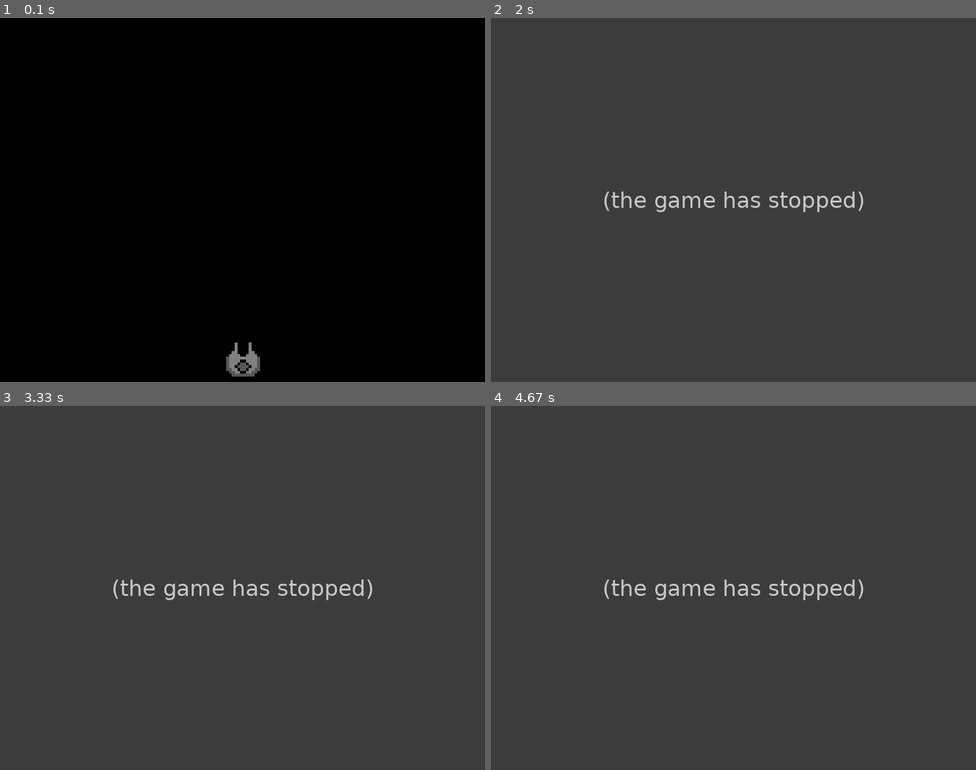
Above: before the commit, frames 1-4 (two rows, left to right).
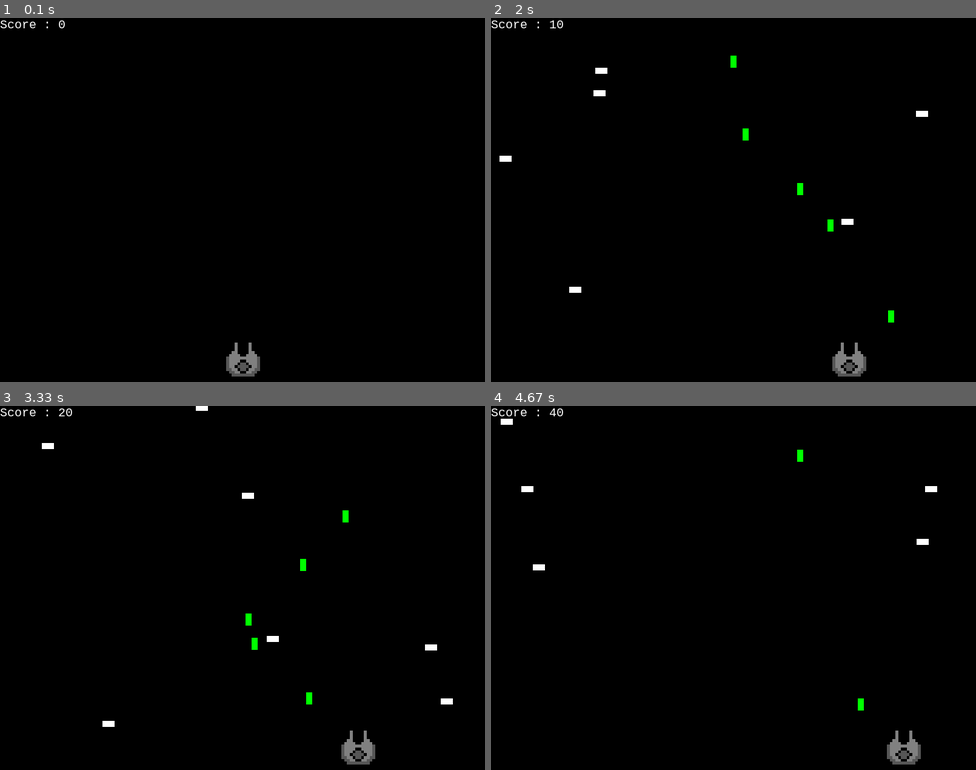
Above: after the commit, the same moments.

Repository: dmr034/pygame
Game: pygame game, started from main.py
Two runs of this game, one before a commit and one after it. Both use one fixed random seed, a clock stepped at 60 frames per second and the inputs below.
Inputs:
- Up to frame 1 (0.1 s): no input
- Up to frame 2 (2 s): tap Space at 0.33, 0.73, 1.03, 1.23, 1.53, 1.73 s; hold Right 0.67-1.13 s; hold Right 1.17-1.63 s; hold Left from 1.67 s (still down)
- Up to frame 3 (3.33 s): tap Space at 2.03, 2.3, 2.6, 2.73, 3.03 s; release Left at 2.2 s; hold Left 2.23-2.63 s; hold Right 2.67-3.3 s
- Up to frame 4 (4.67 s): hold Right from 4.33 s (still down); tap Space at 4.4 s

The runs differ from the first frame. In frame 1, less than 0.1% of the frame differs, in the area x 0-14%, y 0-3%; in frame 2, 100%; in frame 3, 100%, in the area x 0-100%, y 0-100%; in frame 4, 100%.
Before the commit the program exited at 1.85 s; later frames show no game.

Commit message:
Bullets now kill enemies, scoreboard created, levels created

Diff:
--- a/Bullet.py
+++ b/Bullet.py
@@ -1,4 +1,5 @@
 import pygame
+
 import random
 SCREEN_WIDTH = 800
 SCREEN_HEIGHT = 600
@@ -14,6 +15,3 @@
         self.rect.move_ip(0, -self.speed)
         if self.rect.top <= 0:
             self.kill()
-
-    def shoot(self, enemies):
-        enemies.sprites().remove
--- /dev/null
+++ b/Score.py
@@ -0,0 +1,18 @@
+import pygame
+from pygame import font
+class Score(object):
+    def __init__(self):
+        self.white = 255,255,255
+        self.count = 0
+        self.font = pygame.font.SysFont("courier new",20)
+        self.text = self.font.render("Score : "+str(self.count),1,self.white)
+
+    def show_score(self, screen):
+        screen.blit(self.text, (0 ,0))
+
+    def score_up(self):
+        self.count += 10
+        self.text = self.font.render("Score : "+str(self.count),1,self.white)
+
+    def get_score(self):
+        return self.count
--- a/main.py
+++ b/main.py
@@ -20,11 +20,16 @@
     K_SPACE,
 )
 
+from Score import Score
+
 SCREEN_WIDTH = 800
 SCREEN_HEIGHT = 600
 
-if __name__ == '__main__':
+def main(score_limit, level):
     pygame.init()
+    pygame.display.set_caption('Level ' + str(level))
+    pygame.font.init()
+    score = Score()
 
     screen = pygame.display.set_mode([SCREEN_WIDTH, SCREEN_HEIGHT])
 
@@ -44,14 +49,12 @@
     while running:
         for event in pygame.event.get():
             if event.type == KEYDOWN:
-                if event.key == K_ESCAPE: # If escape key is pressed, exit the program
+                if event.key == K_ESCAPE:  # If escape key is pressed, exit the program
                     running = False
                 if event.key == K_SPACE:
                     new_bullet = Bullet(player.rect.center)
                     bullets.add(new_bullet)
                     all_sprites.add(new_bullet)
-                    new_bullet.shoot(enemies)
-
             if event.type == pygame.QUIT:
                 running = False
             elif event.type == ADDENEMY:
@@ -62,6 +65,13 @@
         screen.fill((0, 0, 0))
 
         screen.blit(player.surf, player.rect)
+        score.show_score(screen)
+        for enemy in enemies:  # Check if the bullet is colliding with an enemy
+            for bullet in bullets:
+                if bullet.rect.colliderect(enemy):
+                    enemy.kill()
+                    bullet.kill()
+                    score.score_up()
 
         for entity in all_sprites:
             screen.blit(entity.surf, entity.rect)
@@ -69,7 +79,6 @@
         if pygame.sprite.spritecollideany(player, enemies):
             player.kill()
             running = False
-
 
         pressed_keys = pygame.key.get_pressed()
         player.update(pressed_keys)
@@ -81,5 +90,12 @@
 
         clock.tick(30)
 
+        if score.get_score() >= score_limit:
+            score.count = 0
+            main(score_limit + 50, level+1)
+
     # Done! Time to quit.
     pygame.quit()
+
+if __name__ == '__main__':
+    main(50, 1)
